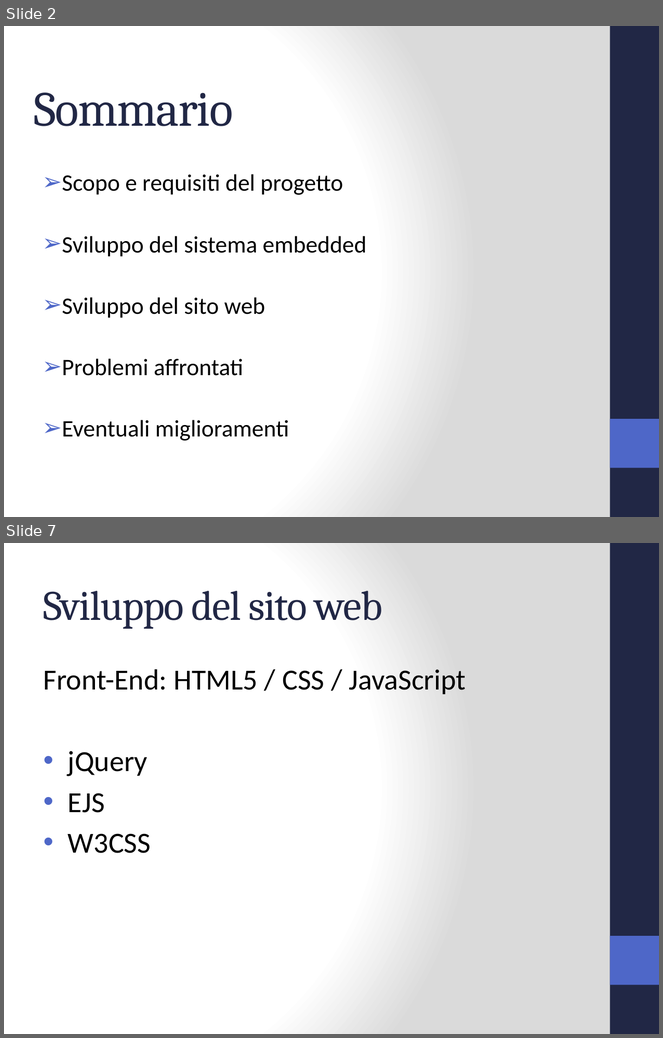
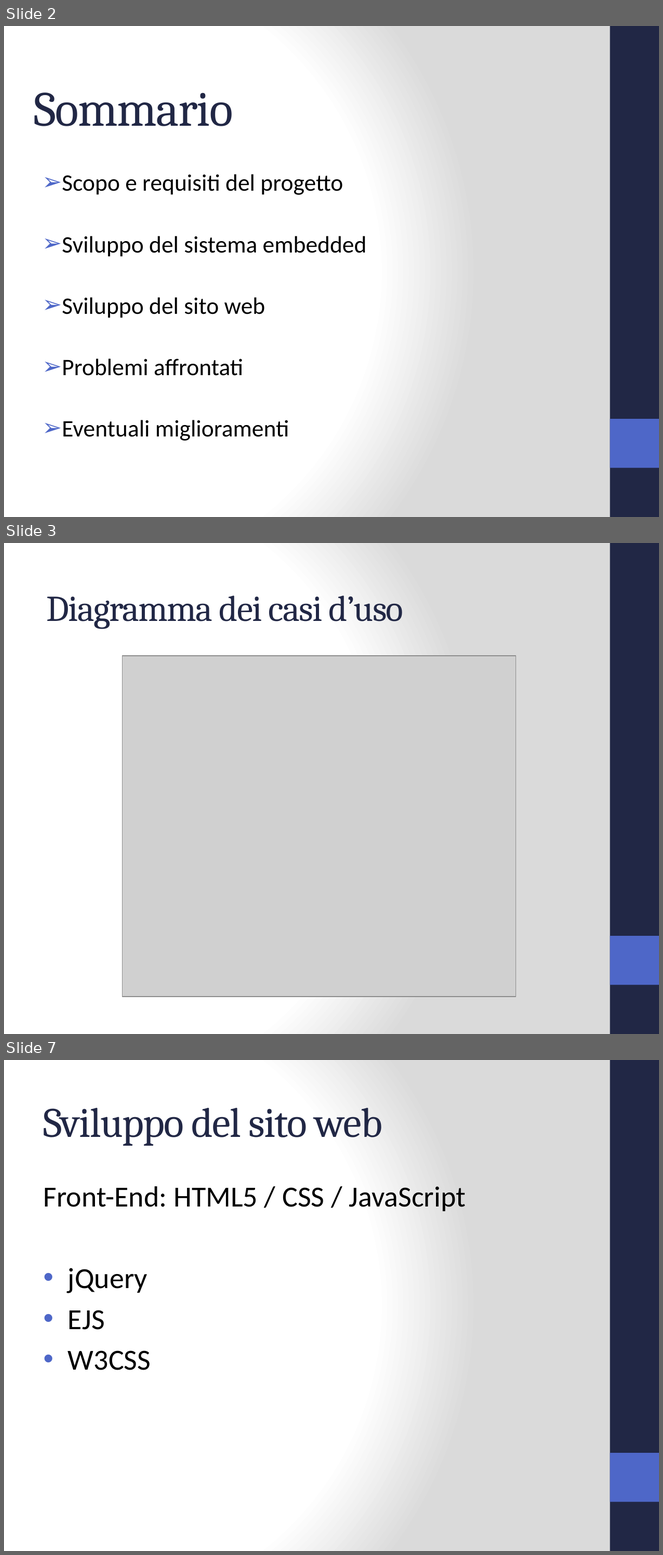
Before and after one commit to Jolsty/SimSim, a slide deck: Tesi_Sistema_Accessi_IoT_Andrei_Ciulpan_872394/presentazione/Sistema Accessi IoT.pptx. Shown one above the other, each under a label of ours: slides 2 and 7 before the commit, slides 2, 3 and 7 after it; the slides between them are not shown. The pictures are 663x1038 and 663x1555 pixels, drawn with LibreOffice and Linux fonts; fonts in the diff are those of the drawing; grey boxes stand for pictures. Boxes give left, top, right and bottom in pixels: in the first picture for what was removed or moved away, otherwise in the second. Text is boxed around its words. In the diff, an @@ line names an element or a change of style, - is before the commit and + after.

```diff
--- a/Tesi_Sistema_Accessi_IoT_Andrei_Ciulpan_872394/presentazione/Sistema Accessi IoT.pptx
+++ b/Tesi_Sistema_Accessi_IoT_Andrei_Ciulpan_872394/presentazione/Sistema Accessi IoT.pptx
@@ slide 3 added at [4, 543, 659, 1034], background gradient #FFFFFF to #DADADA; not listed: 2 template elements that a slide beside it also shows @@
@@ text added at [47, 596, 403, 629], 40 pt, text #212745 @@
+Diagramma dei casi d’uso
@@ picture added at [123, 656, 516, 997] @@
```
Also in this commit, not shown: 7 slides changed, 1 slide removed, 24 other files.
